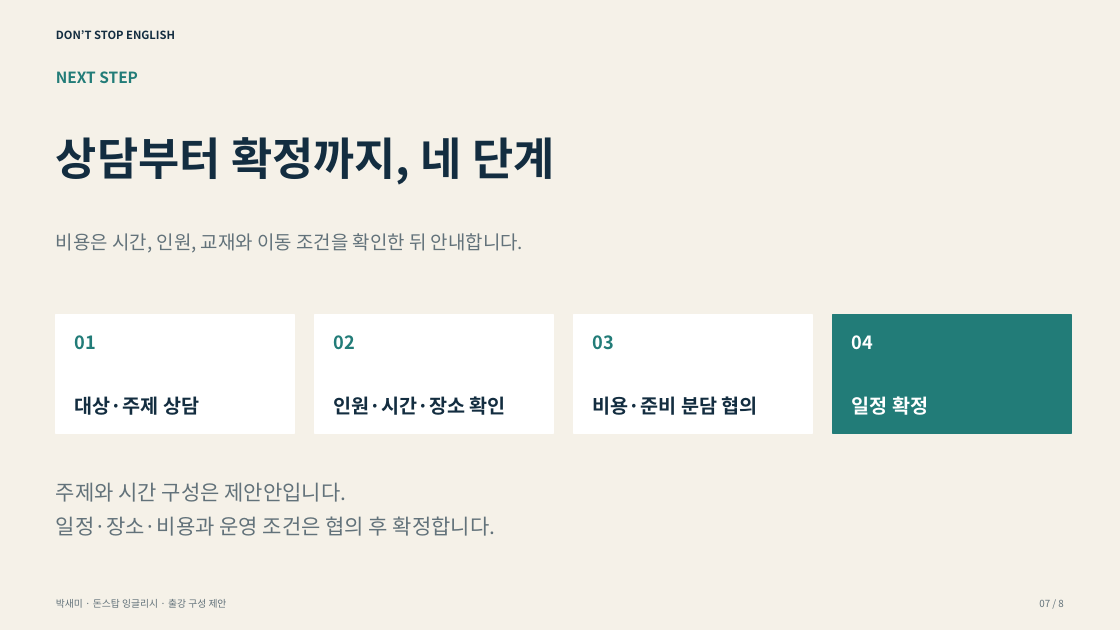
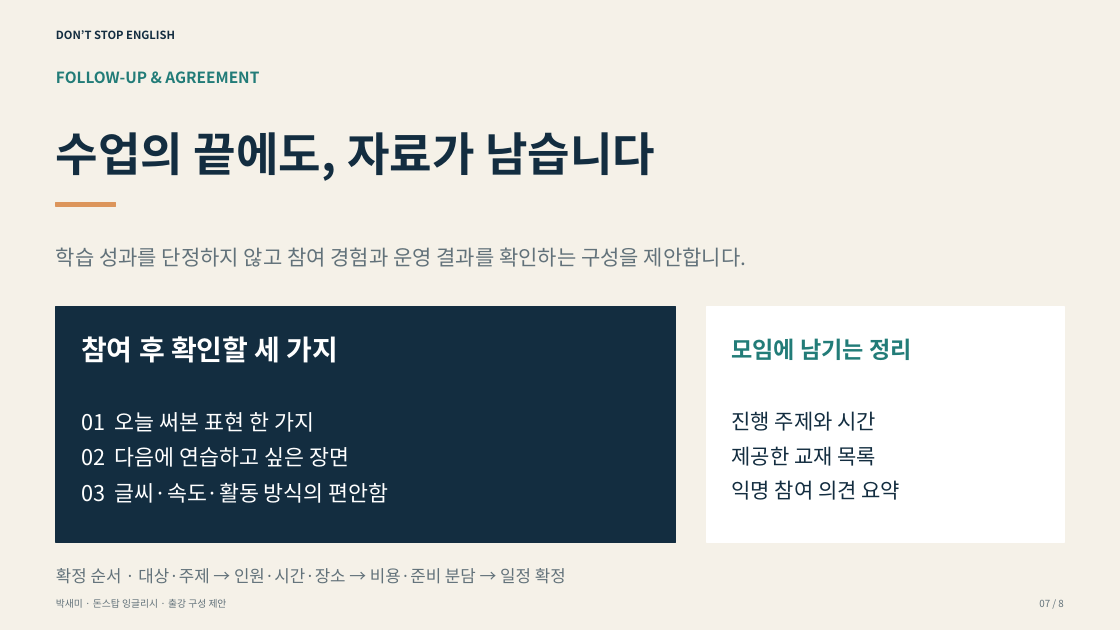
Before and after one commit to jty0221-dot/harangmarketing, a slide deck: slide 7 of public/dontstop-lecture/proposal-small-group.pptx. Drawn at 1120x630 pixels with LibreOffice and Linux fonts; fonts in the diff are those of the drawing. Boxes give left, top, right and bottom in pixels: in the first picture for what was removed or moved away, otherwise in the second. Text is boxed around its words. In the diff, an @@ line names an element or a change of style, - is before the commit and + after.

```diff
--- a/public/dontstop-lecture/proposal-small-group.pptx
+++ b/public/dontstop-lecture/proposal-small-group.pptx
@@ text at [56,71,259,83]: text changed @@
-NEXT STEP
+FOLLOW-UP & AGREEMENT
@@ text at [56,132,655,181]: text changed; size 38.4 to 39.6 pt @@
-상담부터 확정까지, 네 단계
+수업의 끝에도, 자료가 남습니다
@@ rectangle added at [56,202,116,207], fill #DC955B, outline #DC955B 1 pt @@
@@ text at [56,247,746,267]: text changed; size 16.2 to 18 pt @@
-비용은 시간, 인원, 교재와 이동 조건을 확인한 뒤 안내합니다.
+학습 성과를 단정하지 않고 참여 경험과 운영 결과를 확인하는 구성을 제안합니다.
@@ rectangle removed at [56,314,294,434] @@
@@ rectangle added at [56,307,676,543], fill #132D40, outline #132D40 1 pt @@
@@ rectangle removed at [315,314,553,434] @@
@@ rectangle removed at [574,314,812,434] @@
@@ rectangle added at [707,307,1065,543], fill #FFFFFF, outline #FFFFFF 1 pt @@
@@ rectangle removed at [833,314,1071,434] @@
@@ text removed at [75,335,96,350] @@
-01
@@ text added at [81,336,339,363], 24 pt, text #FFFFFF, bold @@
+참여 후 확인할 세 가지
@@ text removed at [334,335,355,350] @@
-02
@@ text removed at [593,335,614,350] @@
-03
@@ text added at [731,338,912,360], 19.8 pt, text #227C78, bold @@
+모임에 남기는 정리
@@ text removed at [852,335,873,349] @@
-04
@@ text removed at [75,396,199,415] @@
-대상·주제 상담
@@ text added at [81,412,389,503], 18.6 pt, text #FFFFFF @@
+01 오늘 써본 표현 한 가지
+02 다음에 연습하고 싶은 장면
+03 글씨·속도·활동 방식의 편안함
@@ text removed at [334,396,506,415] @@
-인원·시간·장소 확인
@@ text removed at [593,396,758,415] @@
-비용·준비 분담 협의
@@ text added at [731,411,901,500], 18 pt, text #132D40 @@
+진행 주제와 시간
+제공한 교재 목록
+익명 참여 의견 요약
@@ text removed at [852,396,928,415] @@
-일정 확정
@@ text removed at [56,482,495,536] @@
-주제와 시간 구성은 제안안입니다.
-일정·장소·비용과 운영 조건은 협의 후 확정합니다.
@@ text added at [56,568,566,584], 14.4 pt, text #62727A @@
+확정 순서 · 대상·주제 → 인원·시간·장소 → 비용·준비 분담 → 일정 확정
```
Also in this commit, not shown: 4 other slides changed, 9 other files.
